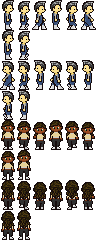
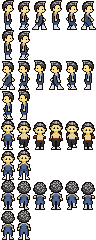
Revision of a layered 96x240 image; what changed, layer by layer:
painted on "hair" over [2, 177, 94, 230]
painted on "main_character" over [2, 121, 94, 239]
